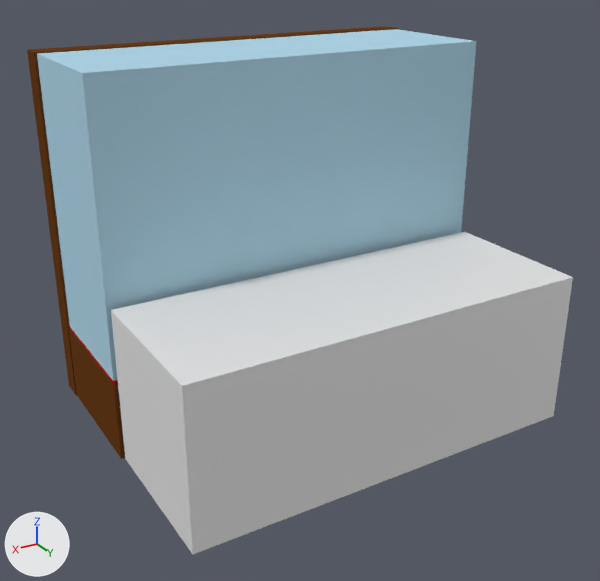
Renders of the Blender file theroom/excersizes/museum/montre_oekser.blend from each side of a commit.
Both versions are drawn from a camera (50 mm lens) standing at (5.33, 9.61, 5.94) and looking at (0.31, 1.25, 1.76). Arrows for +X, +Y and +Z are at lower left; the lights stay in place.

In view in the first picture: 'Cube.001', 'Cube.006', 'front.zone', 'glass.001'.
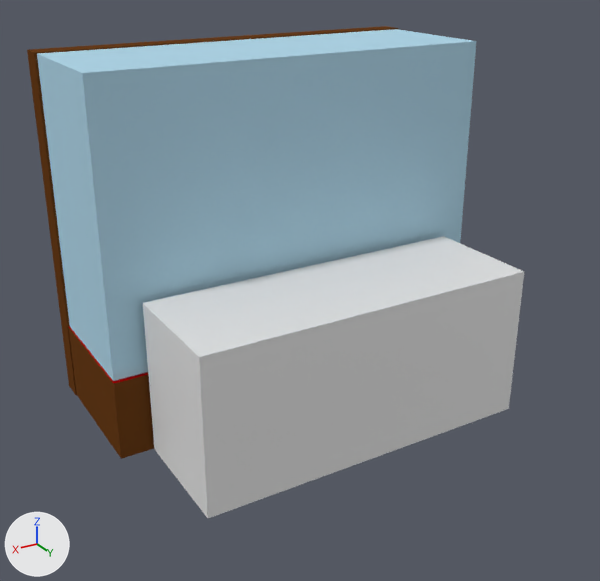
Location of each change, (x1, y1, x2, y2) in pixels of the pictures (600 x 581 px):
'front.zone', moved, rescaled (17% narrower, 12% shorter)
    before: (111, 232, 573, 554)
    after: (143, 236, 524, 518)

Edits to the bpy script that builds the scene:
```text
Change ob_front_zone:
    ob_front_zone.location: (0.13, 2.16, 1.03) -> (0.13, 1.94, 1.03)
    ob_front_zone.scale: (2.62, 1.0, 1.0) -> (2.24, 0.778, 1.0)
```
